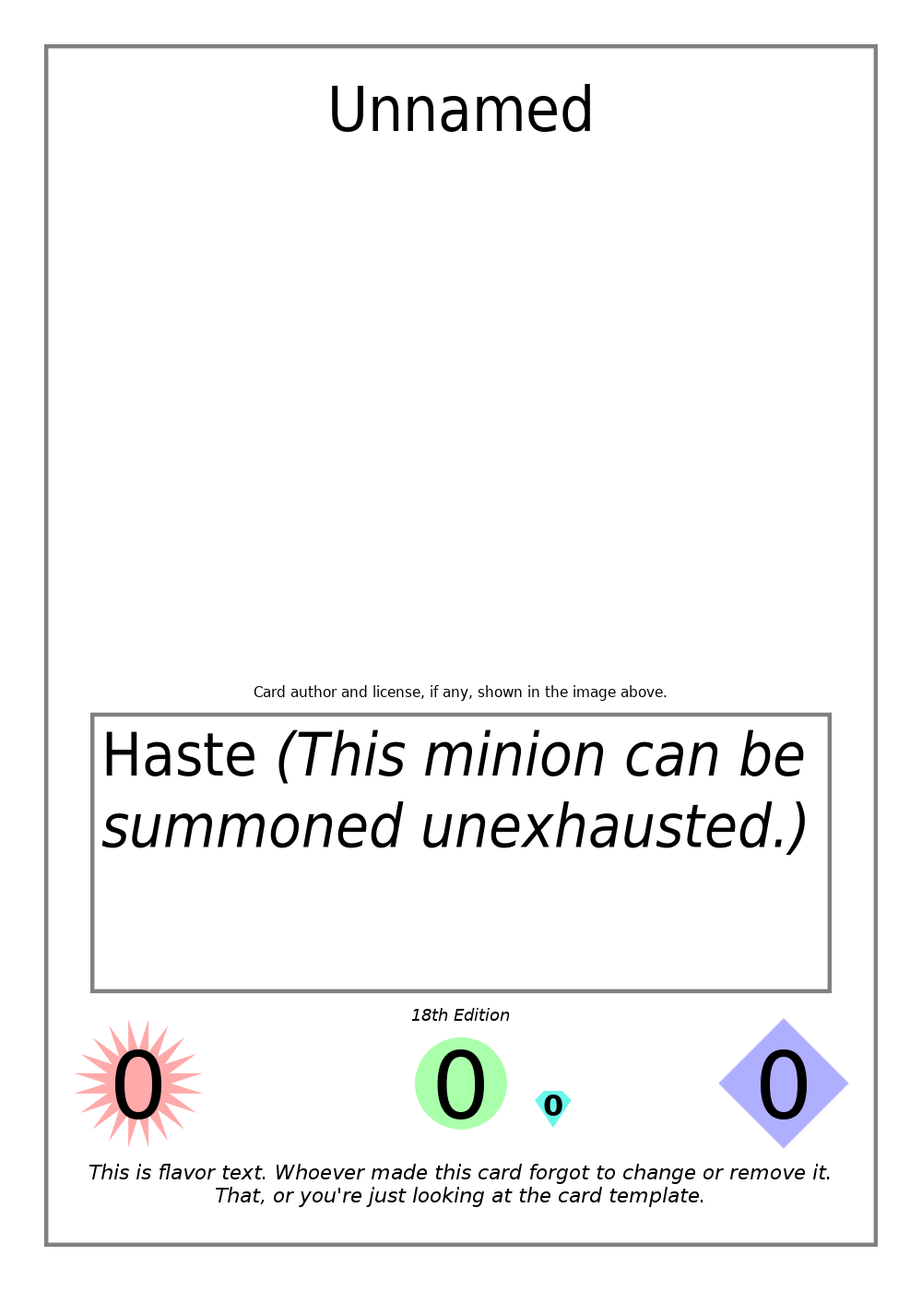
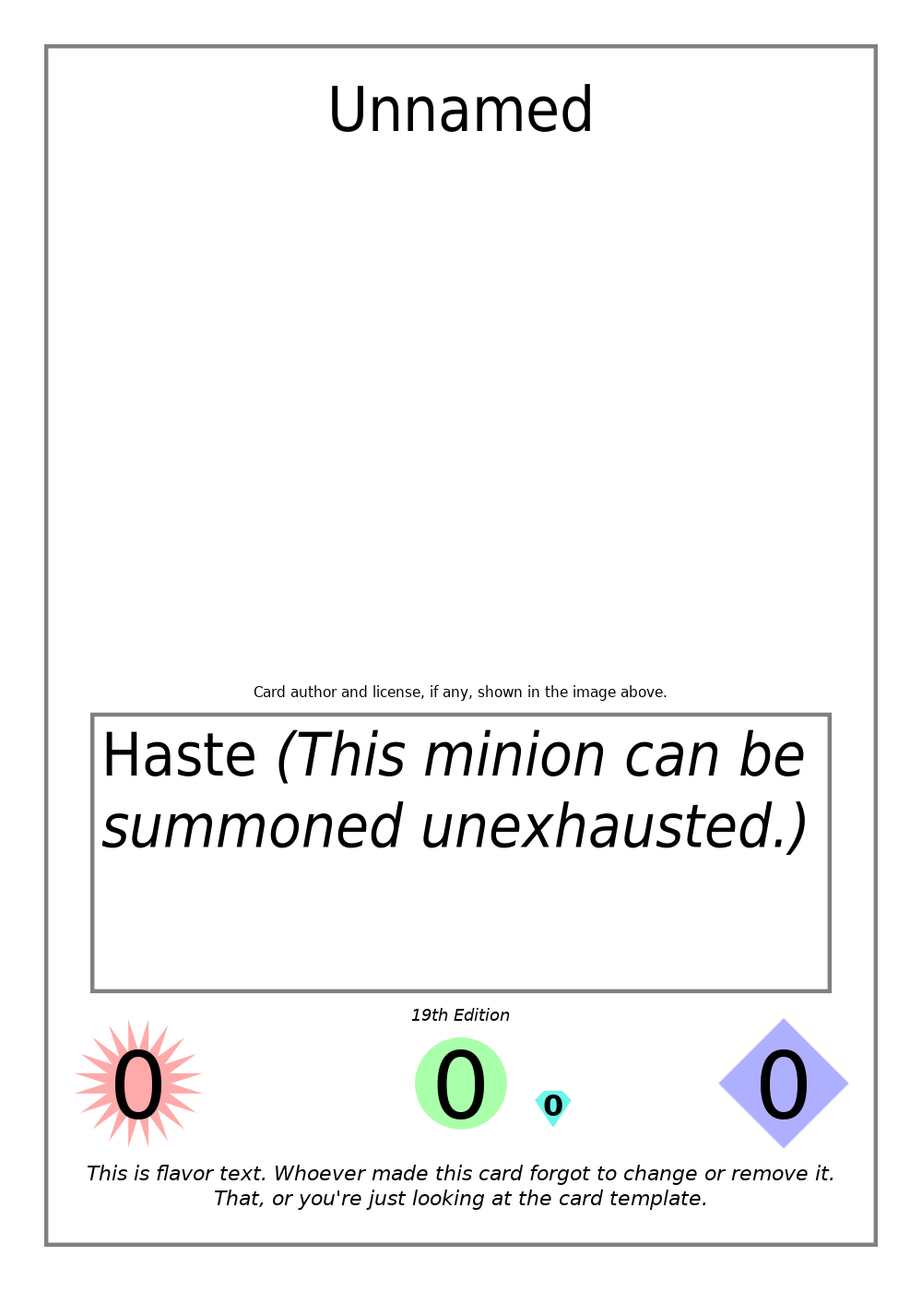
Layers edited between the first and the second (922, 1291) image:
painted on "Name" over 332, 83, 591, 132
painted on "Edition Indicator" over 421, 1009, 432, 1022
painted on "Flavor Text" over 87, 1164, 834, 1211
